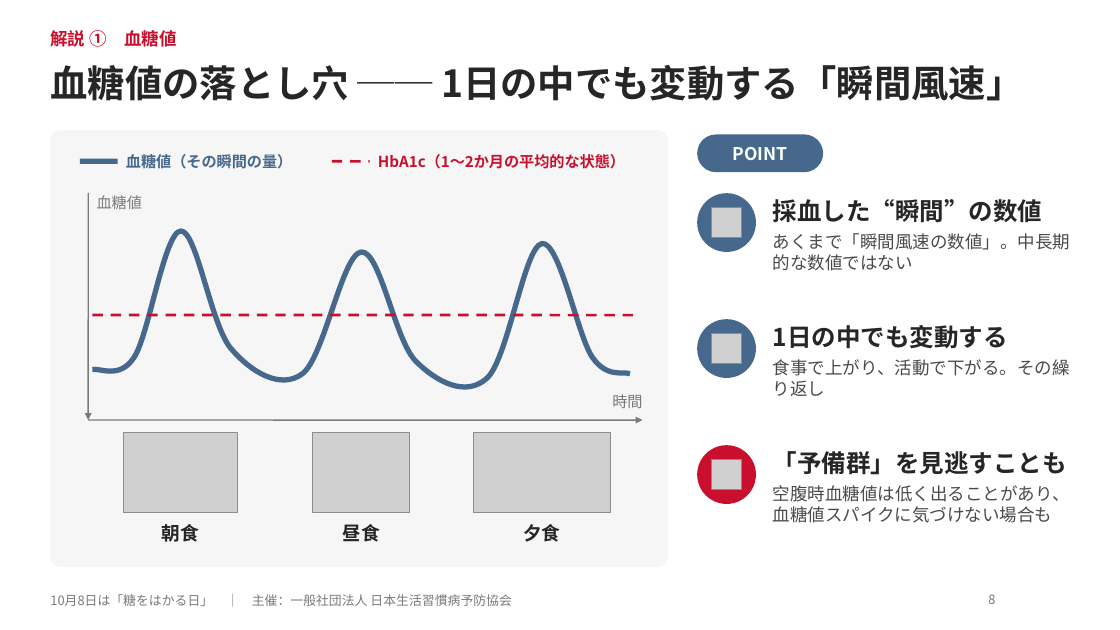
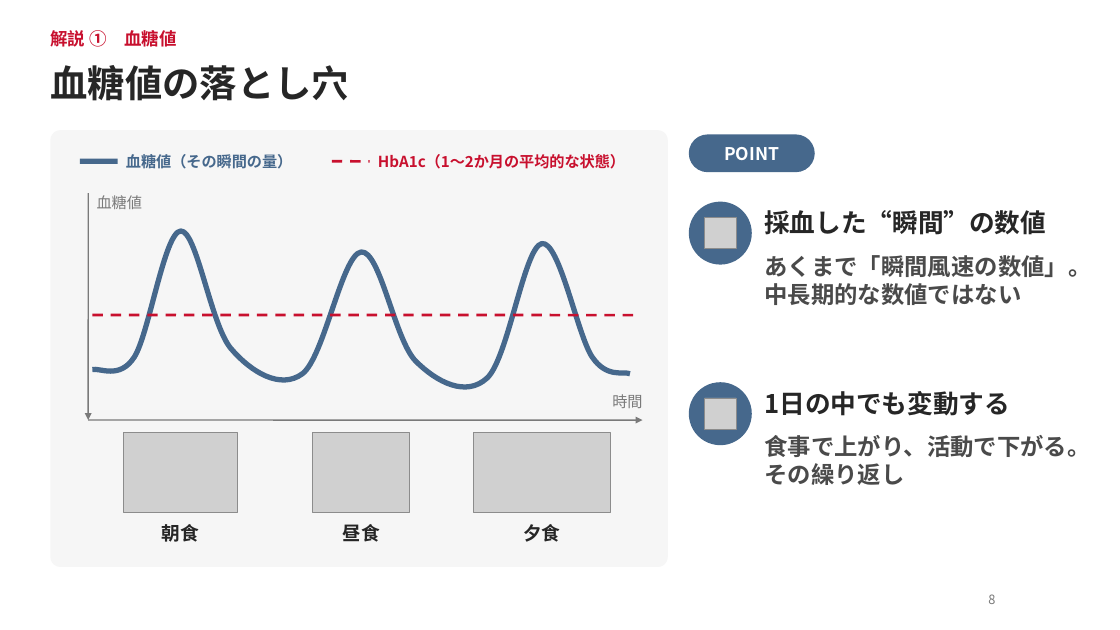
Before and after one commit to araiezes-ai/my-website, a slide deck: slide 8 of deliverables/hba1c-event/会場プレゼン_ヘモグロビンA1c_1008.pptx. Drawn at 1120x630 pixels with LibreOffice and Linux fonts; fonts in the diff are those of the drawing; grey boxes stand for pictures; background and template pictures are left out. Boxes give left, top, right and bottom in pixels: in the first picture for what was removed or moved away, otherwise in the second. Text is boxed around its words. In the diff, an @@ line names an element or a change of style, - is before the commit and + after.

```diff
--- a/deliverables/hba1c-event/会場プレゼン_ヘモグロビンA1c_1008.pptx
+++ b/deliverables/hba1c-event/会場プレゼン_ヘモグロビンA1c_1008.pptx
@@ title at box(50, 65, 349, 101): text changed @@
-血糖値の落とし穴 ── 1日の中でも変動する「瞬間風速」
+血糖値の落とし穴
@@ rounded rectangle "POINT": place and size @@
-rounded rectangle "POINT" at box(697, 134, 823, 172)
+rounded rectangle "POINT" at box(689, 134, 815, 172)
@@ ellipse: place and size @@
-ellipse at box(697, 193, 756, 252)
+ellipse at box(689, 202, 752, 265)
@@ text "採血した“瞬間”の数値": place and size @@
-text "採血した“瞬間”の数値" at box(773, 199, 1043, 223)
+text "採血した“瞬間”の数値" at box(764, 210, 1046, 235)
@@ text "採血した“瞬間”の数値" at box(764, 210, 1046, 235): size 21 to 22 pt @@
@@ picture: place and size @@
-picture at box(712, 208, 741, 238)
+picture at box(705, 218, 737, 250)
@@ text at box(764, 255, 1091, 305): text changed; size 15 to 20 pt; bold on @@
-あくまで「瞬間風速の数値」。中長期的な数値ではない
+あくまで「瞬間風速の数値」。
+中長期的な数値ではない
@@ ellipse: place and size @@
-ellipse at box(697, 319, 756, 378)
+ellipse at box(689, 382, 752, 445)
@@ text "1日の中でも変動する" at box(764, 391, 1010, 416): size 21 to 22 pt @@
@@ text "1日の中でも変動する": place and size @@
-text "1日の中でも変動する" at box(773, 325, 1008, 348)
+text "1日の中でも変動する" at box(764, 391, 1010, 416)
@@ picture: place and size @@
-picture at box(712, 334, 741, 364)
+picture at box(705, 398, 737, 430)
@@ ellipse removed at box(697, 445, 756, 504) @@
@@ text at box(764, 435, 1090, 485): text changed; size 15 to 20 pt; bold on @@
-食事で上がり、活動で下がる。その繰り返し
+食事で上がり、活動で下がる。
+その繰り返し
@@ picture removed at box(712, 460, 741, 489) @@
@@ text removed at box(773, 451, 1067, 475) @@
-「予備群」を見逃すことも
@@ text removed at box(773, 485, 1070, 523) @@
-空腹時血糖値は低く出ることがあり、血糖値スパイクに気づけない場合も
@@ text removed at box(50, 594, 511, 606) @@
-10月8日は「糖をはかる日」 ｜ 主催：一般社団法人 日本生活習慣病予防協会
```
Also in this commit, not shown: 9 other slides changed, 1 slide removed, 3 other files.
